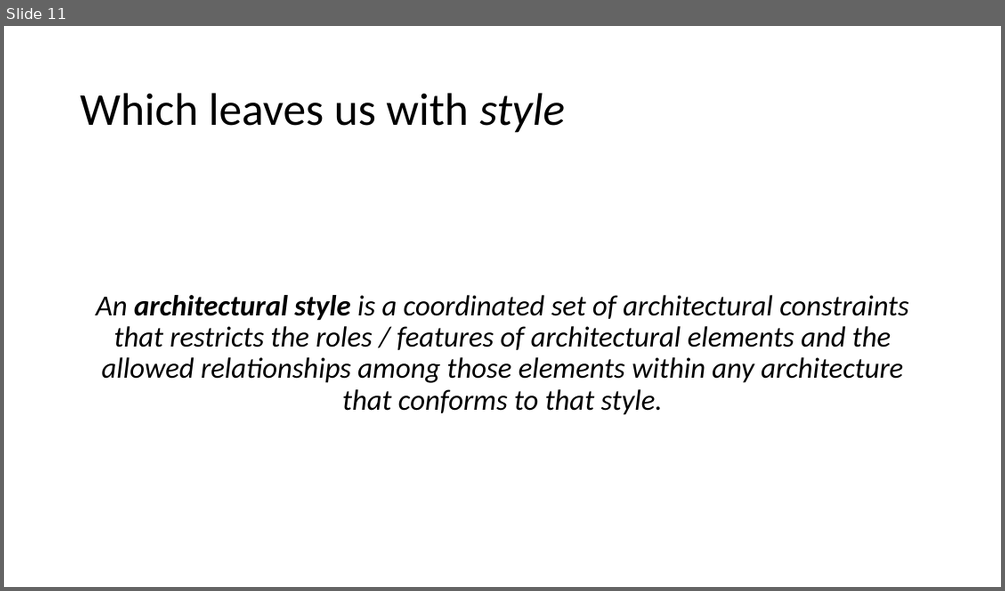
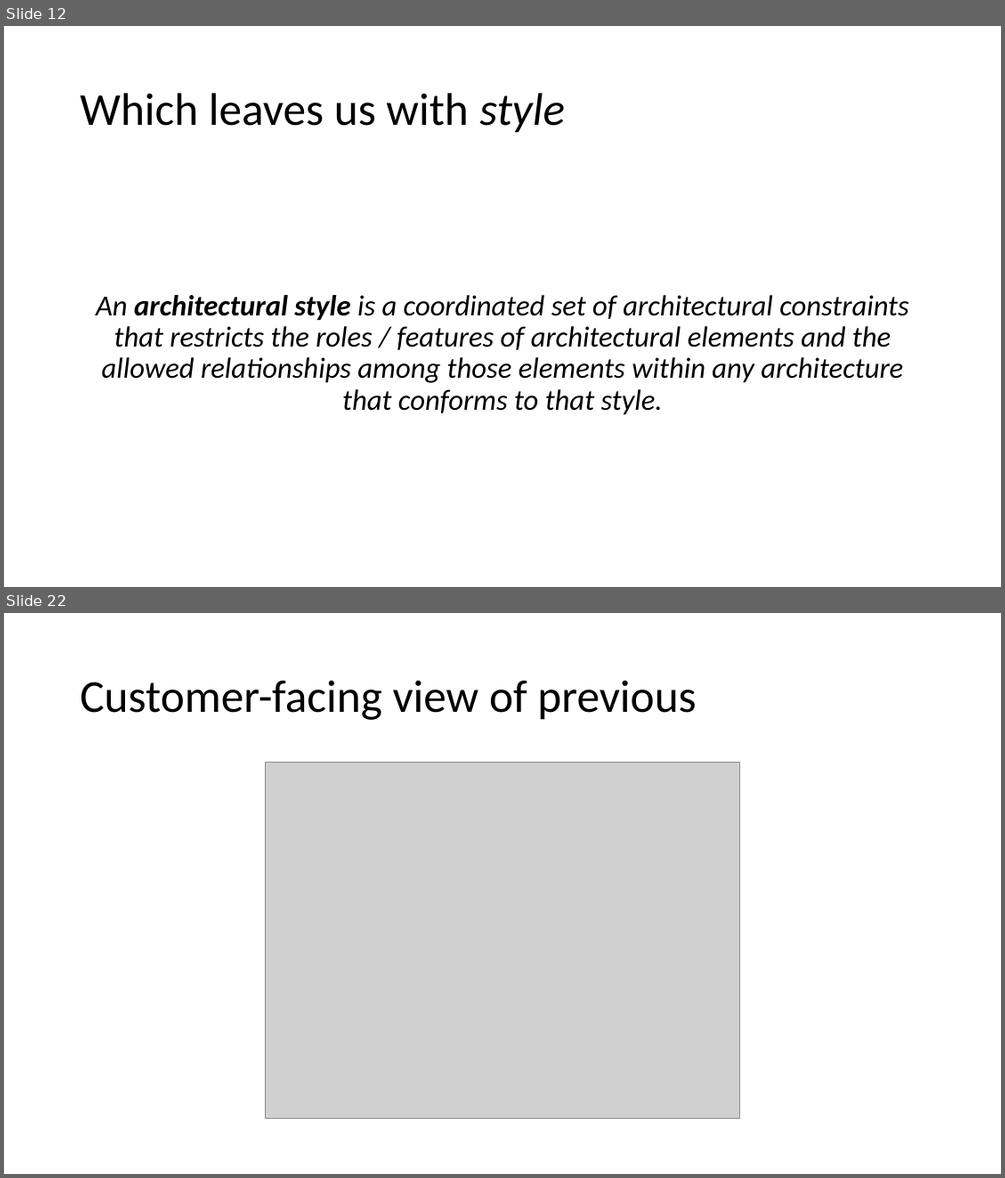
Before and after one commit to IrenaNiu/SU_CPSC_5200_20WQ, a slide deck: lectures/01 - Introduction.pptx. Shown one above the other, each under a label of ours: slide 11 before the commit, slides 12 and 22 after it; the slides between them are not shown. The pictures are 1005x591 and 1005x1178 pixels, drawn with LibreOffice and Linux fonts; fonts in the diff are those of the drawing; grey boxes stand for pictures. Boxes give left, top, right and bottom in pixels: in the first picture for what was removed or moved away, otherwise in the second. Text is boxed around its words. In the diff, an @@ line names an element or a change of style, - is before the commit and + after.

```diff
--- a/lectures/01 - Introduction.pptx
+++ b/lectures/01 - Introduction.pptx
@@ slide 22 added at box(4, 613, 1001, 1174), background #FFFFFF @@
@@ title added at box(80, 680, 696, 720), 44 pt, text #000000 @@
+Customer-facing view of previous
@@ picture added at box(266, 763, 740, 1119) @@
@@ what was slide 11 is now slide 12 @@
```
Also in this commit, not shown: 3 slides changed, 13 other slides added.
